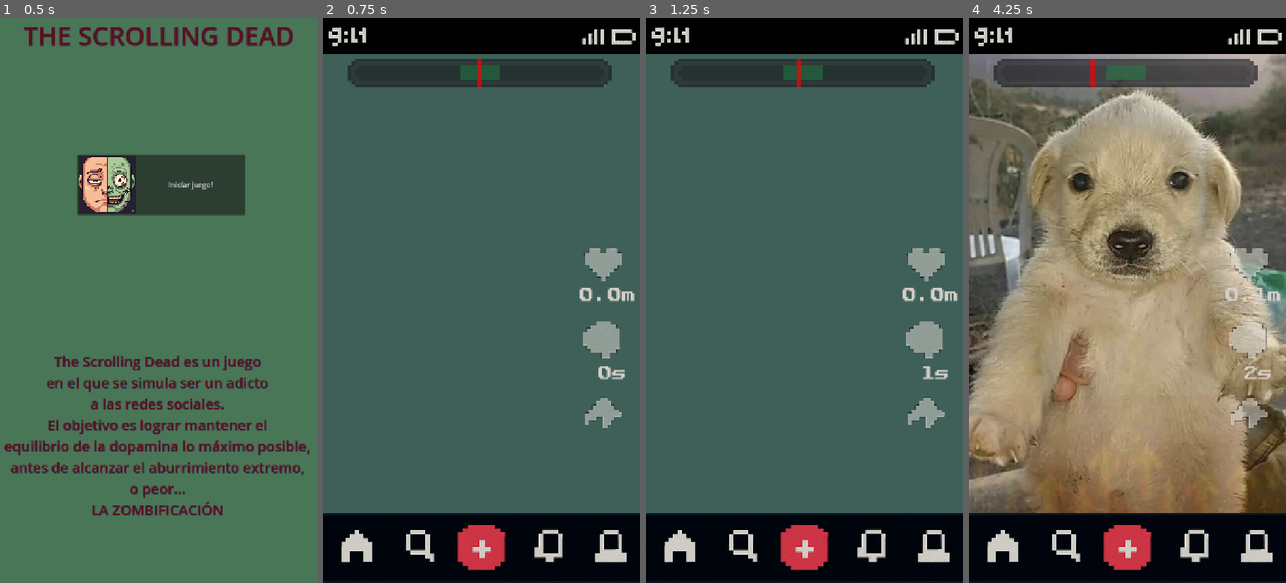
Above: before the commit, frames 1-4 (left to right).
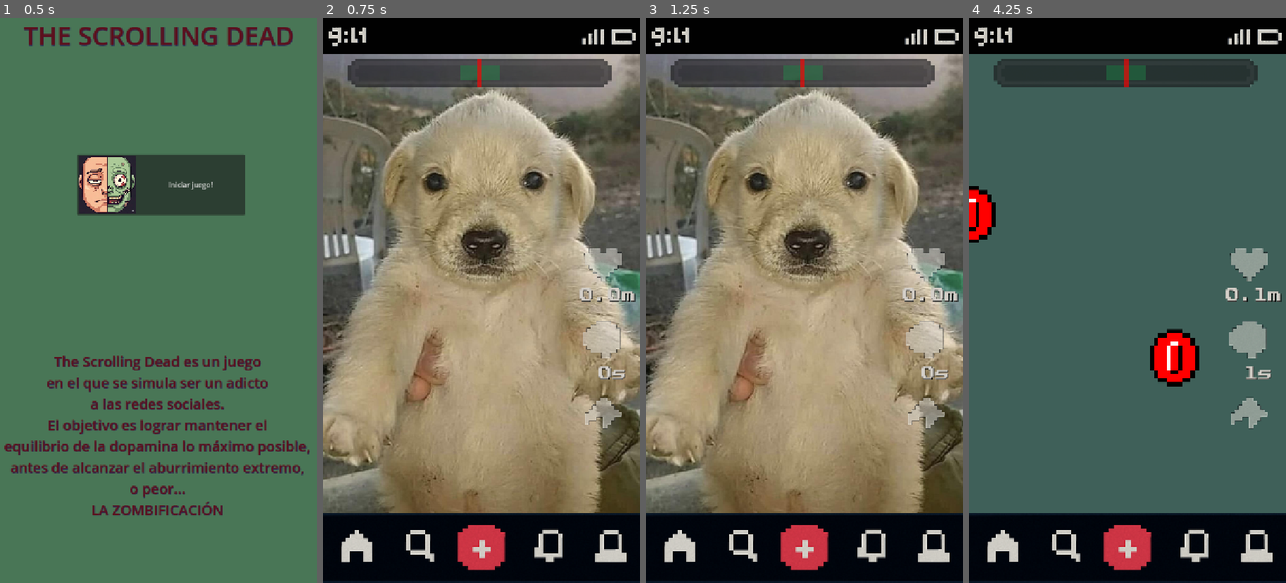
Above: after the commit, the same moments.

Repository: dddaavo/ipv-final-boss-the-scrolling-dead
Game: Godot game, scene res://src/main.tscn
Same seed, same stepped clock (60 frames per second), same inputs: the game is played once before the commit and once after it.
Inputs (mouse positions are in pixels of both pictures, inside the frame that each line leads up to):
- Up to frame 1 (0.5 s): no input
- Up to frame 2 (0.75 s): click "Iniciar juego!" at 0.5 s
- Up to frame 3 (1.25 s): no input
- Up to frame 4 (4.25 s): move the mouse to (1197, 272) at 1.27 s; click (1197, 272) at 1.42 s; tap Enter at 2 s; drag from (972, 306) to (1111, 413) at 2.02 s; move the mouse to (1273, 272) at 2.77 s; click (1273, 272) at 2.92 s; drag from (1111, 413) to (1032, 215) at 3.52 s

Frame 1 is identical in both runs. In frame 2, 76% of the frame differs, in the area x 0-100%, y 6-88%; in frame 3, 76%; in frame 4, 76%.

Commit message:
Add game start/reset logic and signals for first scroll
Introduces new signals and logic to pause the game until the first scroll, and to reset the game to the second slide. DopamineManager, ScoreManager, and DopamineEffectManager now support explicit start/stop methods. The slider and main scene propagate new signals for first scroll and reset requests, and game.gd coordinates game start/reset accordingly. Also includes minor UI and scene adjustments.

Diff:
--- a/the-scrolling-dead/src/core/DopamineManager.gd
+++ b/the-scrolling-dead/src/core/DopamineManager.gd
@@ -98,4 +98,13 @@
 	# Resetear efectos
 	reset_effects()
 
+	# Pausar el juego hasta el primer scroll
+	if effect_manager:
+		effect_manager.stop_game()
+
 	print("DopamineManager reset - Current: ", dopamine_level.current, " Target: ", dopamine_level.target)
+
+func start_game():
+	if effect_manager:
+		effect_manager.start_game()
+	print("DopamineManager started")
--- /dev/null
+++ b/the-scrolling-dead/src/core/Score.tscn
@@ -0,0 +1,24 @@
+[gd_scene load_steps=4 format=3 uid="uid://cw2x0wd2ii3b1"]
+
+[ext_resource type="Script" uid="uid://etoqcwktlrqg" path="res://src/core/Score.gd" id="1_4y0yy"]
+[ext_resource type="FontFile" uid="uid://baqvpre2xhvpx" path="res://fonts/PublicPixel.ttf" id="2_6mkhf"]
+[ext_resource type="PackedScene" uid="uid://c5x3y8k2qr7tp" path="res://src/core/ScrollMeter.tscn" id="3_scroll"]
+
+[node name="ScoreManager" type="Node"]
+script = ExtResource("1_4y0yy")
+
+[node name="ScrollMeter" parent="." instance=ExtResource("3_scroll")]
+
+[node name="Label" type="Label" parent="."]
+anchors_preset = 5
+anchor_left = 0.5
+anchor_right = 0.5
+offset_left = -16.0
+offset_top = 27.0
+offset_right = 16.0
+offset_bottom = 64.0
+grow_horizontal = 2
+theme_override_fonts/font = ExtResource("2_6mkhf")
+theme_override_font_sizes/font_size = 32
+text = "0"
+horizontal_alignment = 1
--- a/the-scrolling-dead/src/core/ScoreManager.gd
+++ b/the-scrolling-dead/src/core/ScoreManager.gd
@@ -21,7 +21,8 @@
 
 # Variables de estado del juego
 var is_in_target: bool = false
-var is_game_active: bool = true
+var is_game_active: bool = false  # Empieza pausado
+var game_started: bool = false  # Nueva variable para detectar primer scroll
 var game_start_time: float
 var scores_history: Array = []
 
@@ -34,7 +35,7 @@
 	print("Total games played: ", scores_history.size())
 
 func _process(delta):
-	if is_game_active:
+	if is_game_active and game_started:
 		_check_target_status()
 
 		if is_in_target:
@@ -63,13 +64,22 @@
 
 func _start_new_game():
 	game_start_time = Time.get_unix_time_from_system()
-	is_game_active = true
+	is_game_active = false  # Esperar al primer scroll
+	game_started = false
 	total_seconds_in_target = 0.0
 	current_score = 0
 
 	# Resetear el scroll meter
 	if scroll_meter:
 		scroll_meter.reset()
+
+func start_game():
+	"""Llamar cuando el jugador haga el primer scroll"""
+	if not game_started:
+		game_started = true
+		is_game_active = true
+		game_start_time = Time.get_unix_time_from_system()
+		print("Game started!")
 
 func _check_target_status():
 	var currently_in_target = DopamineManager.is_on_target()
--- a/the-scrolling-dead/src/core/ScoreManager.tscn
+++ b/the-scrolling-dead/src/core/ScoreManager.tscn
@@ -19,6 +19,8 @@
 offset_bottom = 823.0
 grow_horizontal = 2
 theme_override_colors/font_color = Color(0.83137256, 0.8117647, 0.78431374, 1)
+theme_override_colors/font_shadow_color = Color(0, 0, 0, 1)
+theme_override_colors/font_outline_color = Color(0, 0, 0, 1)
 theme_override_fonts/font = ExtResource("2_6mkhf")
 theme_override_font_sizes/font_size = 32
 text = "0s"
@@ -34,6 +36,8 @@
 offset_bottom = 659.0
 grow_horizontal = 2
 theme_override_colors/font_color = Color(0.83137256, 0.8117647, 0.78431374, 1)
+theme_override_colors/font_shadow_color = Color(0, 0, 0, 1)
+theme_override_colors/font_outline_color = Color(0, 0, 0, 1)
 theme_override_fonts/font = ExtResource("2_6mkhf")
 theme_override_font_sizes/font_size = 32
 text = "0.0m"
--- a/the-scrolling-dead/src/core/dopamine effects/DopamineEffectManager.gd
+++ b/the-scrolling-dead/src/core/dopamine effects/DopamineEffectManager.gd
@@ -3,12 +3,20 @@
 class_name DopamineEffectManager
 
 var active_effects: Array[DopamineEffect] = []
+var game_started: bool = false
 
 func _ready():
 	set_process(true) #activo el procesamiento en cada frame
 
 func _process(delta):
-	_update_active_effects(delta)
+	if game_started:
+		_update_active_effects(delta)
+
+func start_game():
+	game_started = true
+
+func stop_game():
+	game_started = false
 
 func _update_active_effects(delta_time: float):
 	# Procesar todos los efectos activos
--- a/the-scrolling-dead/src/core/screens_slider.gd
+++ b/the-scrolling-dead/src/core/screens_slider.gd
@@ -1,6 +1,8 @@
 extends Control
 
 signal scrolled
+signal first_scroll  # Nueva señal para el primer scroll
+signal reset_requested  # Nueva señal para resetear al segundo slide
 
 @export var animation_time: float = 0.45
 @export var pages: Control
@@ -8,6 +10,7 @@
 
 var current_index := 0
 var total_pages := 0
+var game_started := false  # Nueva variable para controlar el inicio del juego
 
 var swipe_start_pos := Vector2.ZERO
 var swipe_min_distance := 100.0
@@ -92,9 +95,21 @@
 
 
 func _on_ButtonNext_pressed() -> void:
+	# Si es el primer scroll, emitir señal
+	if not game_started:
+		game_started = true
+		emit_signal("first_scroll")
+
 	go_next()
 	var rand = randf_range(25, 300)
 	DopamineManager.increment(rand)
+
+func reset_to_start():
+	"""Resetea el slider pero va al segundo slide"""
+	game_started = false
+	_position_pages_initial()
+	# Emitir señal para que el manager maneje la lógica
+	emit_signal("reset_requested")
 
 
 func _unhandled_input(event: InputEvent) -> void:
--- a/the-scrolling-dead/src/core/slider_main_scene.gd
+++ b/the-scrolling-dead/src/core/slider_main_scene.gd
@@ -1,14 +1,26 @@
 extends Control
 
 signal scrolled  # Retransmitir la señal del ScreensSlider interno
+signal first_scroll  # Retransmitir señal de primer scroll
+signal reset_requested  # Retransmitir señal de reset
 
 @onready var slider = $ScreensSlider
 
 func _ready() -> void:
-	# Conectar la señal del ScreensSlider y retransmitirla
+	# Conectar las señales del ScreensSlider y retransmitirlas
 	if slider:
 		slider.scrolled.connect(_on_slider_scrolled)
+		slider.first_scroll.connect(_on_first_scroll)
+		slider.reset_requested.connect(_on_reset_requested)
 
 func _on_slider_scrolled():
 	# Retransmitir la señal hacia arriba
 	emit_signal("scrolled")
+
+func _on_first_scroll():
+	# Retransmitir la señal hacia arriba
+	emit_signal("first_scroll")
+
+func _on_reset_requested():
+	# Retransmitir la señal hacia arriba
+	emit_signal("reset_requested")
--- a/the-scrolling-dead/src/core/slider_main_scene.tscn
+++ b/the-scrolling-dead/src/core/slider_main_scene.tscn
@@ -43,19 +43,19 @@
 grow_vertical = 2
 mouse_filter = 2
 
+[node name="Page0" type="TextureRect" parent="ScreensSlider/Pages"]
+layout_mode = 0
+offset_right = 412.0
+offset_bottom = 548.1039
+mouse_filter = 2
+texture = ExtResource("4_n7q6m")
+expand_mode = 5
+stretch_mode = 6
+
 [node name="Minigame" parent="ScreensSlider/Pages" instance=ExtResource("3_7mcnc")]
 layout_mode = 1
 offset_right = 0.0
 offset_bottom = 0.0
-
-[node name="Page0" type="TextureRect" parent="ScreensSlider/Pages"]
-layout_mode = 0
-offset_right = 412.0
-offset_bottom = 393.0
-mouse_filter = 2
-texture = ExtResource("4_n7q6m")
-expand_mode = 5
-stretch_mode = 6
 
 [node name="Page1" type="TextureRect" parent="ScreensSlider/Pages"]
 layout_mode = 0
@@ -67,8 +67,8 @@
 
 [node name="Page2" type="TextureRect" parent="ScreensSlider/Pages"]
 layout_mode = 0
-offset_right = 434.0
-offset_bottom = 385.0
+offset_right = 545.0
+offset_bottom = 765.0
 mouse_filter = 2
 texture = ExtResource("6_n7q6m")
 stretch_mode = 6
--- a/the-scrolling-dead/src/game.gd
+++ b/the-scrolling-dead/src/game.gd
@@ -19,22 +19,36 @@
 	if slider_main_scene and score_manager:
 		slider_main_scene.scrolled.connect(score_manager.add_scroll)
 
-	call_deferred("start_game")
+	# Conectar señal de primer scroll
+	if slider_main_scene:
+		slider_main_scene.first_scroll.connect(_on_first_scroll)
+		slider_main_scene.reset_requested.connect(_on_reset_requested)
 
-func start_game():
-	if game_started:
-		return
-	game_started = true
-	print("¡Juego empezado!")
+func _on_first_scroll():
+	"""Manejar el primer scroll del juego"""
+	print("First scroll detected - Starting game!")
 
+	# Iniciar DopamineManager
 	if DopamineManager:
-		DopamineManager.reset_game()
+		DopamineManager.start_game()
 
-	if score_manager:
-		score_manager.reset_score()
+	# Iniciar ScoreManager
+	if score_manager and score_manager.has_method("start_game"):
+		score_manager.start_game()
 
-	if score_screen:
-		score_screen.hide_score_screen()
+func _on_reset_requested():
+	"""Manejar el reset - ir al segundo slide"""
+	await get_tree().create_timer(0.1).timeout
+	if slider_main_scene and slider_main_scene.has_node("ScreensSlider"):
+		var screens_slider = slider_main_scene.get_node("ScreensSlider")
+		if screens_slider.has_method("go_next"):
+			screens_slider.go_next()
+			# Marcar que el juego ha comenzado
+			screens_slider.game_started = true
+			# Después de ir al segundo slide, iniciar el juego automáticamente
+			_on_first_scroll()
+
+
 
 func _on_game_over(final_score: float):
 	print("Game Over! Final Score: ", final_score)
@@ -56,5 +70,8 @@
 	if score_screen:
 		score_screen.hide_score_screen()
 
-	# Recargar la escena para reiniciar todo lo demás
-	get_tree().reload_current_scene()
+	# Resetear el slider (esto emitirá la señal reset_requested)
+	if slider_main_scene and slider_main_scene.has_node("ScreensSlider"):
+		var screens_slider = slider_main_scene.get_node("ScreensSlider")
+		if screens_slider.has_method("reset_to_start"):
+			screens_slider.reset_to_start()
--- a/the-scrolling-dead/src/main.tscn
+++ b/the-scrolling-dead/src/main.tscn
@@ -1,10 +1,11 @@
 [gd_scene load_steps=7 format=3 uid="uid://c0wroa1sk1xif"]
 
-[ext_resource type="Script" uid="uid://ca4cvyxtqu2h" path="res://src/menu.gd" id="1_5q4o7"]
-[ext_resource type="PackedScene" uid="uid://b6gxm6trluke2" path="res://src/game.tscn" id="2_3cfgd"]
-[ext_resource type="Texture2D" uid="uid://i07ngvxv8ynd" path="res://assets/icon.jpg" id="3_fyndt"]
+[ext_resource type="Script" uid="uid://ca4cvyxtqu2h" path="res://src/menu.gd" id="1_b315k"]
+[ext_resource type="PackedScene" uid="uid://b6gxm6trluke2" path="res://src/game.tscn" id="2_kh7ii"]
+[ext_resource type="Texture2D" uid="uid://i07ngvxv8ynd" path="res://assets/icon.jpg" id="3_t0oki"]
 
 [sub_resource type="SystemFont" id="SystemFont_7vrkn"]
+subpixel_positioning = 0
 
 [sub_resource type="LabelSettings" id="LabelSettings_jix8l"]
 font = SubResource("SystemFont_7vrkn")
--- a/the-scrolling-dead/src/minigames/coinstap/minigame.gd
+++ b/the-scrolling-dead/src/minigames/coinstap/minigame.gd
@@ -23,7 +23,7 @@
 
 		var viewport_size = get_parent().size
 		var random_x = randf_range(0, viewport_size.x)
-		var random_y = randf_range(0, viewport_size.y / 4) # TODO: Workaround NRO DE PÁGINAS 4
+		var random_y = randf_range(0, viewport_size.y / 5) # TODO: Workaround NRO DE PÁGINAS 5
 		coin.position = Vector2(random_x, random_y)
 
 		var disappear_timer = Timer.new()
--- a/the-scrolling-dead/src/ui/ScoreScreen.gd
+++ b/the-scrolling-dead/src/ui/ScoreScreen.gd
@@ -136,7 +136,7 @@
 	return {"is_in_top10": is_in_top10, "position": latest_score_index}
 
 func _on_retry_button_pressed():
-	emit_signal("retry_pressed")
+	retry_pressed.emit()
 	hide()
 
 func hide_score_screen():
Not shown: 2 places in the-scrolling-dead/src/main.tscn that only renumber resources
